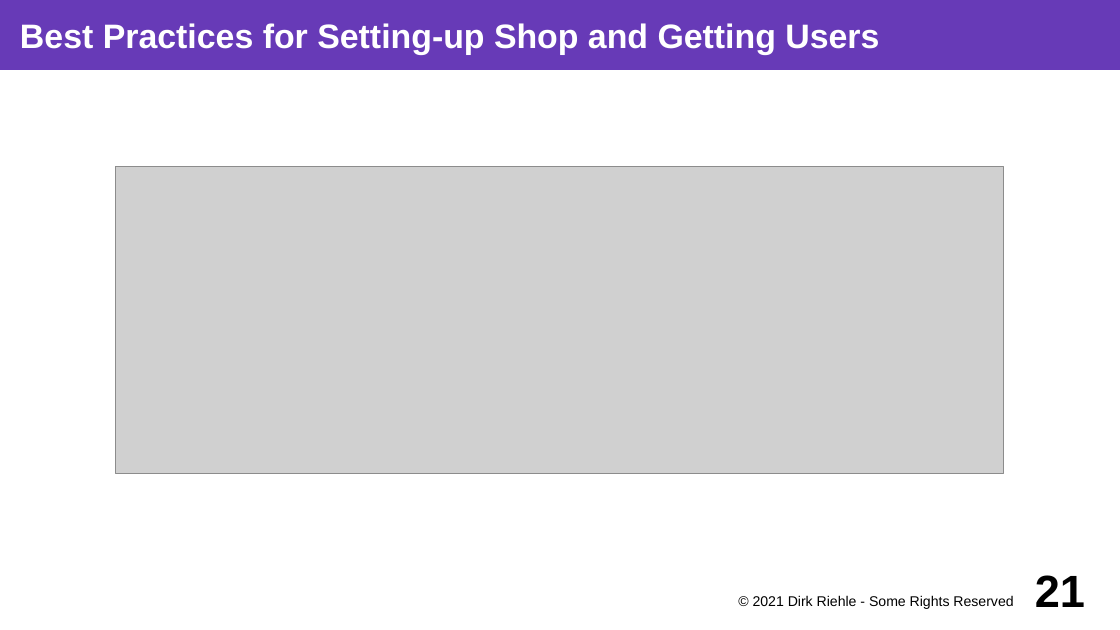
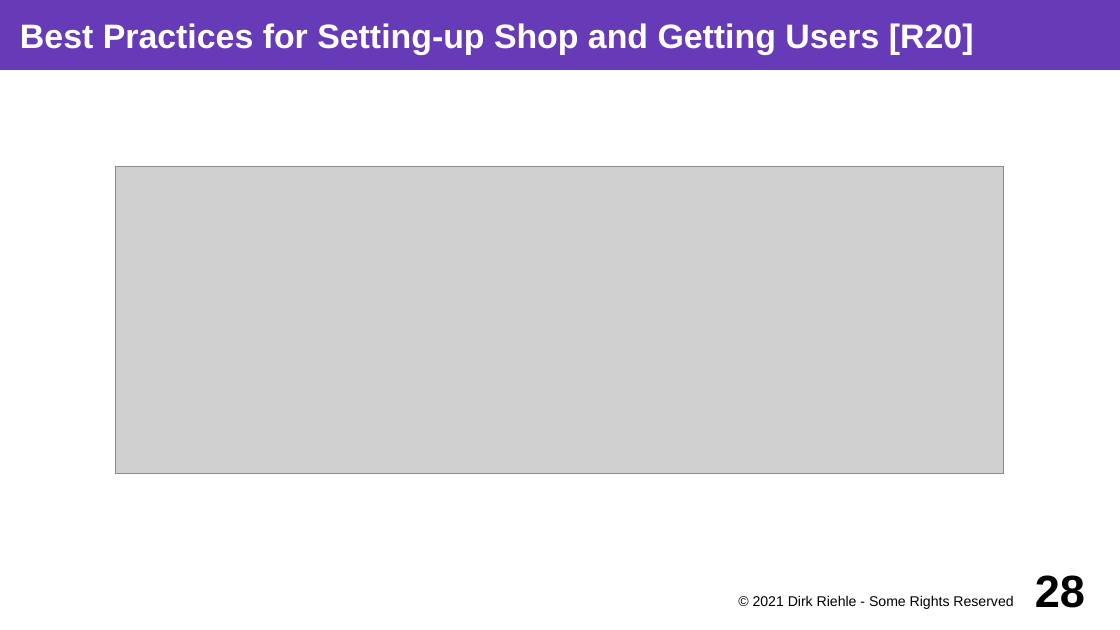
Before and after one commit to dirkriehle/coss-course, a slide deck: slide 28 of Lecture slides/COSS D02 - Research and Startup.odp (slide 21 before the commit). Drawn at 1120x630 pixels with LibreOffice and Linux fonts; fonts in the diff are those of the drawing; grey boxes stand for pictures. Boxes give left, top, right and bottom in pixels: in the first picture for what was removed or moved away, otherwise in the second. Text is boxed around its words. In the diff, an @@ line names an element or a change of style, - is before the commit and + after.

```diff
--- a/Lecture slides/COSS D02 - Research and Startup.odp
+++ b/Lecture slides/COSS D02 - Research and Startup.odp
@@ title at bbox=[20, 23, 974, 55]: text changed @@
-Best Practices for Setting-up Shop and Getting Users
+Best Practices for Setting-up Shop and Getting Users [R20]
@@ page number at bbox=[1035, 575, 1085, 608]: text changed @@
-21
+28
```
Also in this commit, not shown: 8 other slides changed, 7 slides added, 2 other files.
